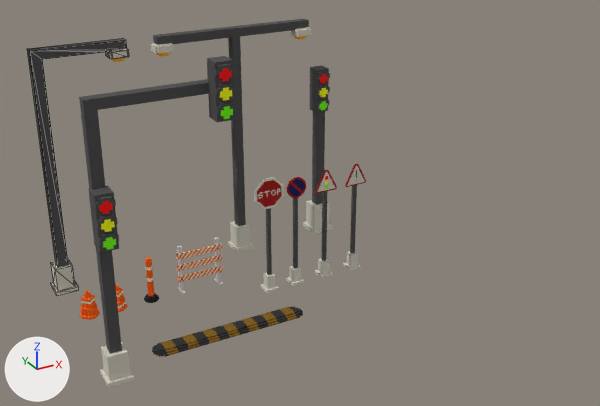
An edit to the FBX model traffic signs/traffic signs.fbx, drawn before and after from the same camera.
Rendered twice from a 50 mm camera at (-23.7, -49.3, 33.5) aimed at (4.7, 2.3, 7.7). Every picture has the same lights, and +X, +Y and +Z are marked at lower left. Mesh edges are drawn as thin lines on the coarser meshes. Where no turn or scale is listed for an object, it has been applied to the vertices.

Objects in the first picture: '! t', 'Untitled', 'Untitled.004', 'Untitled.005', 'Untitled.006', 'Untitled.007', 'dont t', 'light t', 'stop t', 'yer engeli'.
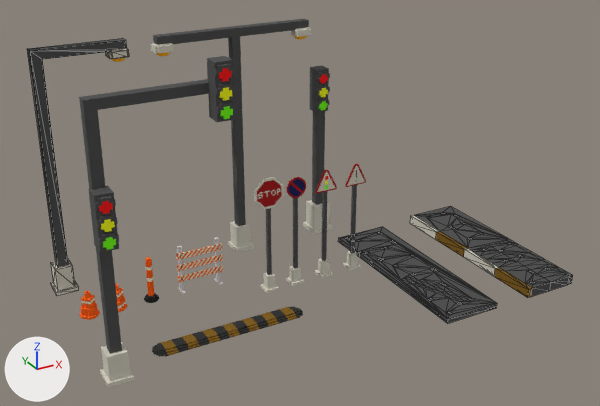
Where the newer file only moved an object's origin or applied its transform, the numbers keep the older frame.

Location of each change, [x1, y1, x2, y2] in pixels of the pictures (600 x 406 px):
'renkli kaldirim', added: after [410, 206, 573, 298]
'duz kaldirim', added: after [338, 227, 497, 323]

What the commit changed:
Material 'palette.001' (mat_palette_001) is new.
Its texture is img_traffic_signs_png (with its transparency).
Its roughness is 1.0.
Mesh me_untitled_025 is new.
It has 196 vertices, 388 faces and spans x -2.0..2.9, y -7.7..8.3, z -0.2..0.2.
It uses material mat_palette_001 (picture img_traffic_signs_png).
Mesh me_untitled_026 is new.
It has 151 vertices, 298 faces and spans x -2.6..2.2, y -6.1..9.9, z -0.5..0.3.
It uses material mat_palette_001 (picture img_traffic_signs_png).
Object 'duz kaldirim' (ob_duz_kaldirim) is new; it shows me_untitled_025.
Its location is (14.23, 0.5, -0.07).
Object 'renkli kaldirim' (ob_renkli_kaldirim) is new; it shows me_untitled_026.
Its location is (22.89, -1.05, 0.25).
